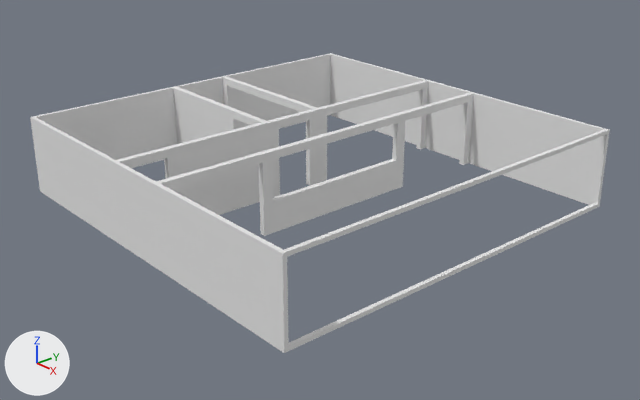
The Blender file src/models/flat.blend, before and after one commit.
Rendered twice from a 50 mm lens placed at (15.66, -13.42, 8.8), pointed at (0.41, -0.16, 0.14). Arrows for +X, +Y and +Z are at lower left; the lights stay in place.
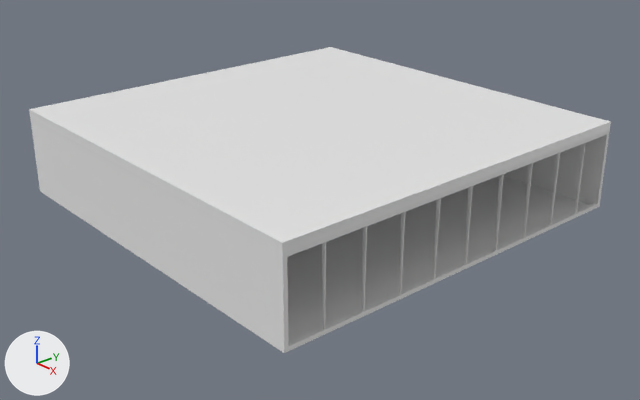
Location of each change, [x1, y1, x2, y2] in pixels of the pictures (640 x 400 px):
'dalle', added
    after: [29, 47, 611, 253]
'sol', added
    after: [287, 176, 588, 342]
'fenetres', added
    after: [322, 143, 586, 329]
'Cube', unchanged, covered by the edit
    before: [30, 53, 610, 353]
    after: [30, 117, 610, 353]

Patch to the scene script:
```diff
--- a/src/models/flat.blend.py
+++ b/src/models/flat.blend.py
@@ mat_wood @@
+mat_wood = diffuse_material('wood')
+mat_wood.base_color = (0.8, 0.8, 0.8)  # white #e7e7e7
@@ me_cube @@
+me_cube.from_pydata(...)  # a box spanning x -1.0..1.0, y -1.0..1.0, z -1.0..1.0
@@ me_plane_001 @@
+me_plane_001.from_pydata([(-1.0, -1.0, 0.0), (1.0, -1.0, 0.0), (-1.0, 1.0, 0.0), (1.0, 1.0, 0.0)], [], [(0, 1, 3, 2)])
+me_plane_001.materials.append(mat_wood)  # white #e7e7e7
@@ me_cube_003 @@
+me_cube_003.from_pydata(...)  # 72 vertices, 54 faces; spans x -5.0..5.0, y -1.0..803.0, z -1.0..1.0
@@ ob_dalle @@
+ob_dalle = bpy.data.objects.new('dalle', me_cube)
+ob_dalle.location = (0.0, 0.0, 2.1)
+ob_dalle.scale = (5.0, 5.0, 0.1)
@@ ob_sol @@
+ob_sol = bpy.data.objects.new('sol', me_plane_001)
+ob_sol.location = (0.0, 0.0, 0.0)
+ob_sol.scale = (5.0, 5.0, 1.0)
@@ ob_fenetres @@
+ob_fenetres = bpy.data.objects.new('fenetres', me_cube_003)
+ob_fenetres.location = (4.95, -4.01, 1.0)
+ob_fenetres.scale = (0.01, 0.01, 1.0)
```
